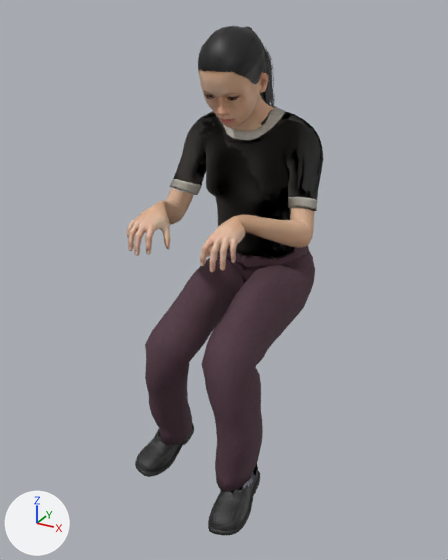
One commit to the glTF model assets/props/people-ava-sit-laptop.glb: the scene before it, then after it.
Before and after are seen from a 50 mm lens placed at (0.722, -1.206, 0.228), pointed at (-0.007, 0.12, -0.434). Arrows for +X, +Y and +Z are at lower left; the lights stay in place. The older version comes first.

Script lines for the objects in view, before the commit:
```python
ob_people_ava_sit_laptop = bpy.data.objects.new('people-ava-sit-laptop', me_base_001)
ob_people_ava_sit_laptop.location = (0.0, 0.0, 0.0)
```
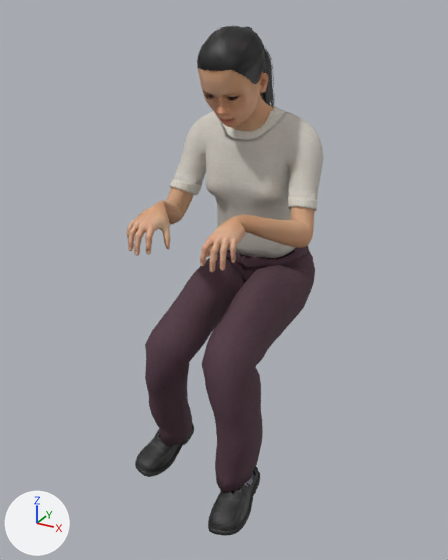
What differs and where, as boxes (x1, y1, x2, y2) in the pictures (448 x 560 px):
'people-ava-sit-laptop', surface changed (black to grey)
    both: (127, 26, 323, 498)

Diff of the bpy script that builds the scene:
```diff
--- a/assets/props/people-ava-sit-laptop.glb.py
+++ b/assets/props/people-ava-sit-laptop.glb.py
@@ mat_human_toigo_basic_tucked_t_shirt @@
 n0 = _N.new('ShaderNodeBsdfPrincipled'); n0.name = 'Principled BSDF'
 n2.image = img_people_ava_sit_laptop_t_shirt_basic_png
-n3 = _N.new('ShaderNodeNormalMap'); n3.name = 'Normal Map'
-n3.uv_map = 'UVMap'
-n4 = _N.new('ShaderNodeTexImage'); n4.name = 'Image Texture.001'
-n4.image = img_t_shirt_basic_bump
 _L.new(n0.outputs[0], n1.inputs[0])  # 'BSDF' to 'Surface'
 _L.new(n2.outputs[0], n0.inputs[0])  # 'Color' to 'Base Color'
-_L.new(n3.outputs[0], n0.inputs[5])  # 'Normal' to 'Normal'
-_L.new(n4.outputs[0], n3.inputs[1])  # 'Color' to 'Color'
```
